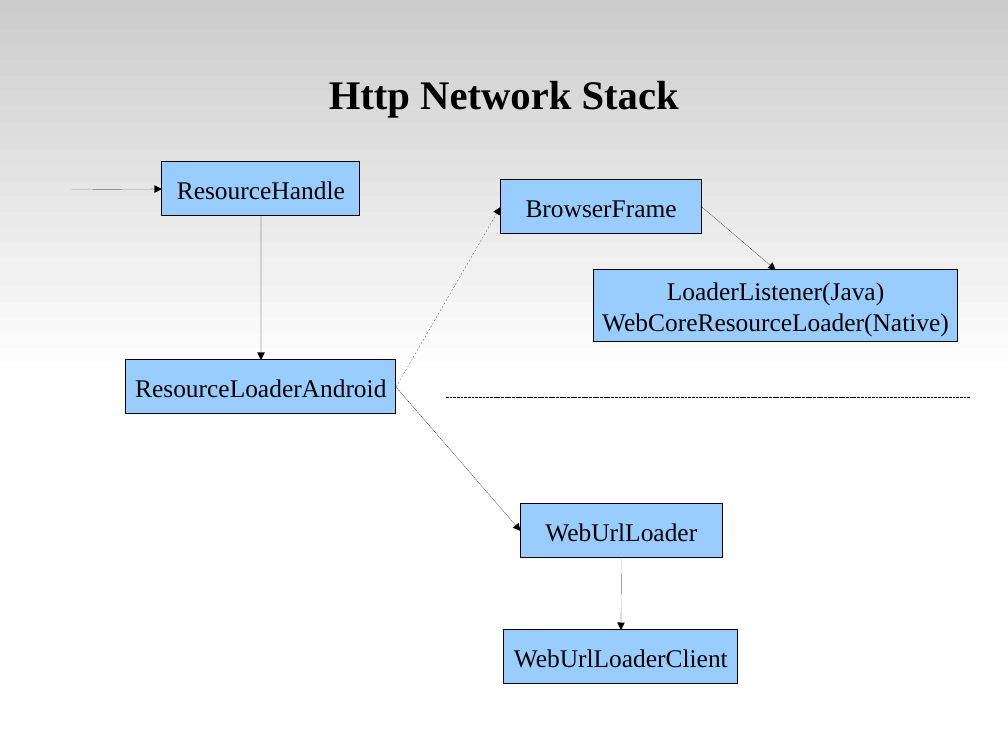
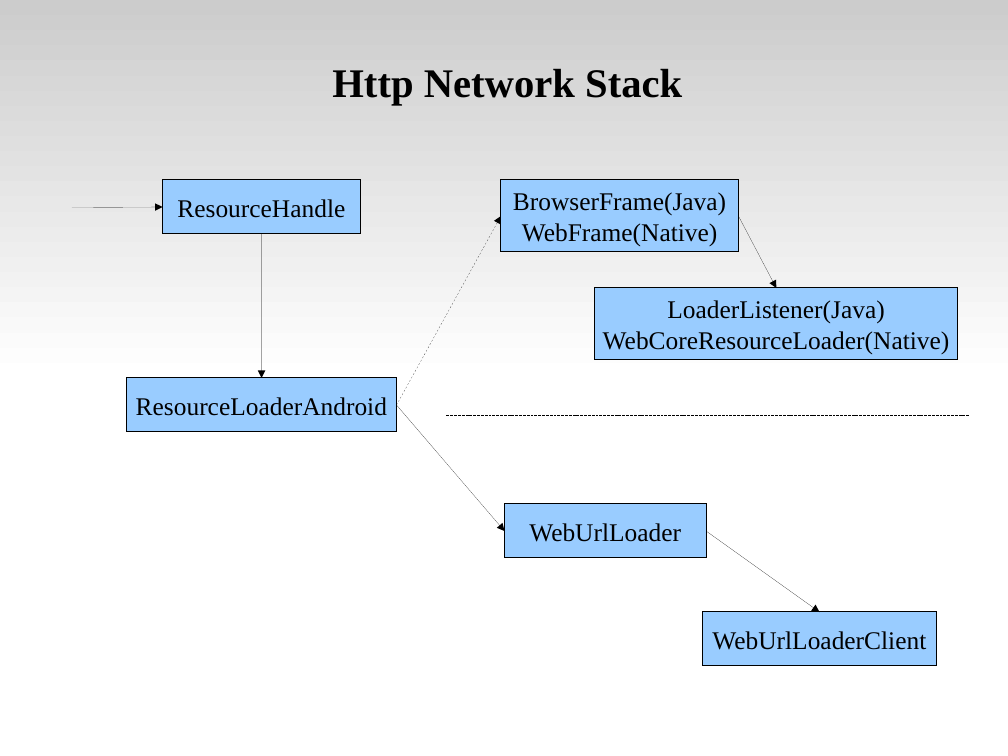
Before and after one commit to tsaicw/browser_research, a slide deck: slide 50 of WebKit/WebKit.odp (slide 47 before the commit). Drawn at 1008x756 pixels with LibreOffice and Linux fonts; fonts in the diff are those of the drawing. Boxes give left, top, right and bottom in pixels: in the first picture for what was removed or moved away, otherwise in the second. Text is boxed around its words. In the diff, an @@ line names an element or a change of style, - is before the commit and + after.

Commit message:
Modify the flow chart of main resource loading. Add the Hhieracrhy of NetworkingContext" page.

```diff
--- a/WebKit/WebKit.odp
+++ b/WebKit/WebKit.odp
@@ title "Http Network Stack": place and size @@
-title "Http Network Stack" at (329,80,679,117)
+title "Http Network Stack" at (332,68,682,105)
@@ 3 rectangles, 2 arrows, 1 line: place and size @@
-3 rectangles, 2 arrows, 1 line at (71,162,970,414)
+3 rectangles, 2 arrows, 1 line at (72,180,970,432)
@@ rectangle "BrowserFrame(Java)": place and size @@
-rectangle "BrowserFrame(Java)" at (500,180,702,234)
+rectangle "BrowserFrame(Java)" at (501,180,739,252)
@@ text in rectangle at (513,192,726,246): text changed @@
-BrowserFrame
+BrowserFrame(Java)
+WebFrame(Native)
@@ arrow moved from (396, 387) - (500, 207) to (397, 405) - (501, 216) @@
@@ arrow moved from (702, 207) - (776, 270) to (739, 216) - (777, 288) @@
@@ arrow moved from (396, 387) - (520, 531) to (397, 405) - (505, 531) @@
@@ rectangle "WebUrlLoader": place and size @@
-rectangle "WebUrlLoader" at (520,504,722,558)
+rectangle "WebUrlLoader" at (505,504,706,558)
@@ arrow added from (706, 531) to (820, 612), #000000 0 pt @@
@@ arrow removed from (622, 558) to (621, 630) @@
@@ rectangle "WebUrlLoaderClient": place and size @@
-rectangle "WebUrlLoaderClient" at (504,630,738,684)
+rectangle "WebUrlLoaderClient" at (702,612,937,666)
```
Also in this commit, not shown: 4 other slides changed, 3 slides added.
